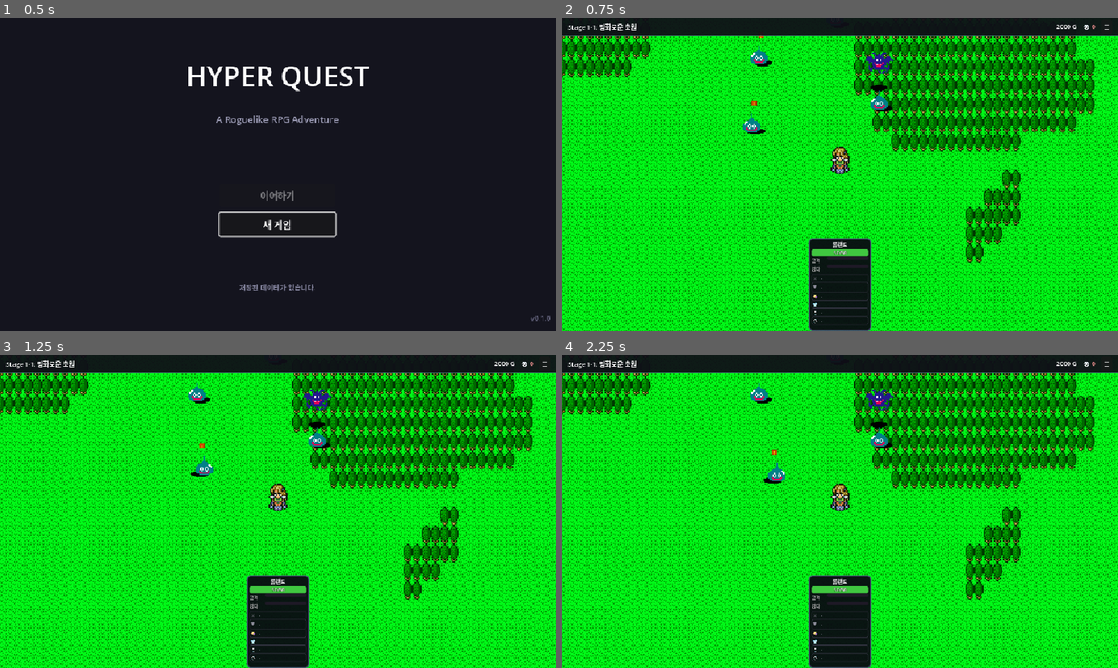
Above: before the commit, frames 1-4 (two rows, left to right).
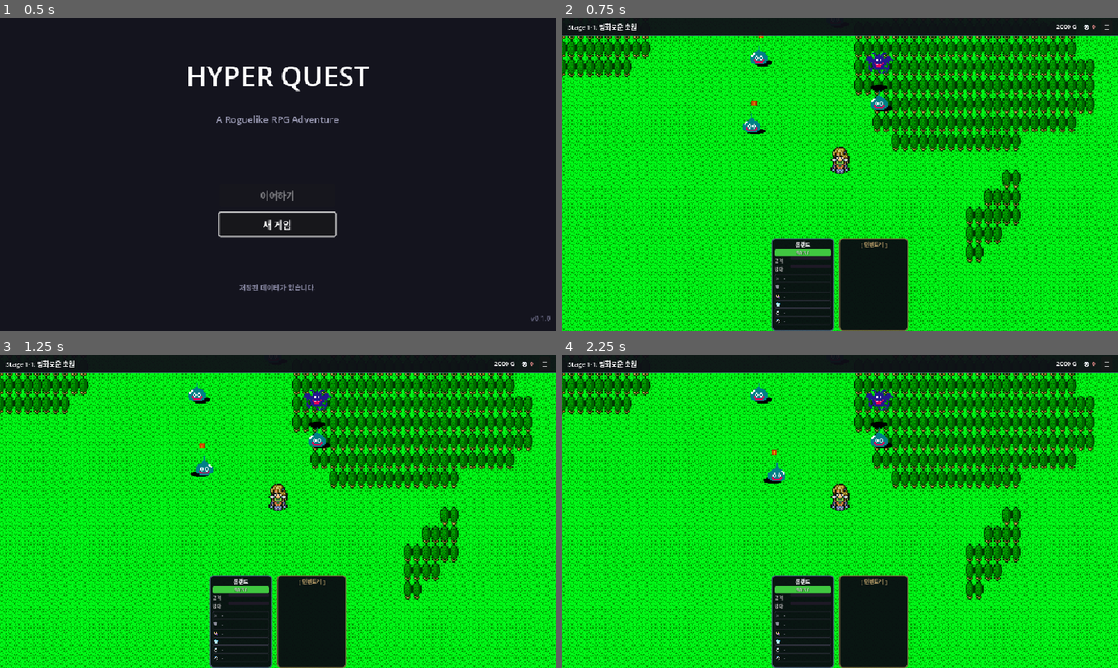
Above: after the commit, the same moments.

Repository: limmmmmmn/Appears-Appears
Game: Godot game, scene res://scenes/main/Main.tscn
Two runs of this game, one before a commit and one after it. Both use one fixed random seed, a clock stepped at 60 frames per second and the inputs below.
Inputs:
- Up to frame 1 (0.5 s): no input
- Up to frame 2 (0.75 s): click "새 게임" at 0.5 s
- Up to frame 3 (1.25 s): no input
- Up to frame 4 (2.25 s): click "☰" at 1.25 s; click "게임 계속" at 2 s

Frame 1 is identical in both runs. In frame 2, 4.8% of the frame differs, in the area x 37-63%, y 70-100%; in frame 3, 4.8%; in frame 4, 4.8%.

Commit message:
인벤토리 카드 추가 (파티카드 패널 우측 고정)
- InventoryCard.tscn: 히어로카드와 동일 높이(142px), 금색 보더
- InventoryCard.gd: 아이템 목록 표시, 클릭 자동장착, 드래그 장착
  - InventoryManager.inventory_changed 시그널로 자동 갱신
  - _UnequipDropTarget: 장비를 인벤토리로 드래그하면 해제
  - _DraggableItemButton: 아이템을 히어로카드로 드래그하여 장착
  - 희귀도별 색상, 아이템 타입 아이콘, 호버 스타일
- BottomPartyCards.gd: _rebuild_cards()에서 인벤토리카드를 항상 맨 오른쪽으로 move_child

https://claude.ai/code/session_01CvFn3fwLxn1aPxjxeSNfPg

Diff:
--- /dev/null
+++ b/scenes/ui/InventoryCard.tscn
@@ -0,0 +1,63 @@
+[gd_scene load_steps=3 format=3]
+
+[ext_resource type="Script" path="res://scripts/ui/field/InventoryCard.gd" id="1_script"]
+
+[sub_resource type="StyleBoxFlat" id="card_panel_style"]
+content_margin_left = 5.0
+content_margin_top = 4.0
+content_margin_right = 5.0
+content_margin_bottom = 4.0
+bg_color = Color(0.04, 0.04, 0.07, 0.95)
+border_width_left = 2
+border_width_top = 2
+border_width_right = 2
+border_width_bottom = 2
+border_color = Color(0.5, 0.42, 0.25, 0.9)
+corner_radius_top_left = 6
+corner_radius_top_right = 6
+corner_radius_bottom_left = 6
+corner_radius_bottom_right = 6
+
+[node name="InventoryCard" type="Control"]
+custom_minimum_size = Vector2(120, 142)
+mouse_filter = 2
+script = ExtResource("1_script")
+
+[node name="Panel" type="PanelContainer" parent="."]
+unique_name_in_owner = true
+layout_mode = 1
+anchors_preset = 15
+anchor_right = 1.0
+anchor_bottom = 1.0
+grow_horizontal = 2
+grow_vertical = 2
+mouse_filter = 1
+theme_override_styles/panel = SubResource("card_panel_style")
+
+[node name="VBox" type="VBoxContainer" parent="Panel"]
+layout_mode = 2
+mouse_filter = 1
+theme_override_constants/separation = 1
+
+[node name="TitleLabel" type="Label" parent="Panel/VBox"]
+unique_name_in_owner = true
+layout_mode = 2
+mouse_filter = 2
+theme_override_font_sizes/font_size = 9
+theme_override_colors/font_color = Color(0.7, 0.6, 0.4, 1)
+horizontal_alignment = 1
+text = "[ 인벤토리 ]"
+
+[node name="ItemScroll" type="ScrollContainer" parent="Panel/VBox"]
+unique_name_in_owner = true
+layout_mode = 2
+mouse_filter = 1
+size_flags_vertical = 3
+horizontal_scroll_mode = 0
+
+[node name="ItemList" type="VBoxContainer" parent="Panel/VBox/ItemScroll"]
+unique_name_in_owner = true
+layout_mode = 2
+mouse_filter = 1
+size_flags_horizontal = 3
+theme_override_constants/separation = 1
--- a/scripts/ui/field/BottomPartyCards.gd
+++ b/scripts/ui/field/BottomPartyCards.gd
@@ -2,14 +2,17 @@
 class_name BottomPartyCards
 ## 하단 파티 카드 컨테이너
 ## HeroCard.tscn을 인스턴스하여 파티원별 카드를 표시
+## InventoryCard.tscn을 가장 오른쪽에 고정 배치
 
 const HeroCardScene := preload("res://scenes/ui/HeroCard.tscn")
+const InventoryCardScene := preload("res://scenes/ui/InventoryCard.tscn")
 
 signal equipment_dropped(hero_index: int, item_id: String)
 
 @onready var cards_container: HBoxContainer = %CardsContainer
 
 var cards: Array[HeroCard] = []
+var inventory_card: InventoryCard = null
 
 
 func _ready() -> void:
@@ -19,6 +22,7 @@
 
 func _initial_setup() -> void:
 	if cards_container:
+		_create_inventory_card()
 		update_display()
 
 
@@ -50,11 +54,22 @@
 	update_display()
 
 
+#region 인벤토리 카드
+func _create_inventory_card() -> void:
+	if inventory_card and is_instance_valid(inventory_card):
+		return
+	inventory_card = InventoryCardScene.instantiate()
+	cards_container.add_child(inventory_card)
+#endregion
+
+
 #region 카드 관리
 func _rebuild_cards() -> void:
 	cards.clear()
 	if cards_container:
 		for child in cards_container.get_children():
+			if child == inventory_card:
+				continue
 			cards_container.remove_child(child)
 			child.queue_free()
 
@@ -69,6 +84,10 @@
 		cards_container.add_child(card)
 		cards.append(card)
 
+	# 인벤토리 카드를 항상 맨 오른쪽으로
+	if inventory_card and is_instance_valid(inventory_card):
+		cards_container.move_child(inventory_card, -1)
+
 
 func update_display() -> void:
 	var party: Array = PartyManager.get_party() if PartyManager else []
--- /dev/null
+++ b/scripts/ui/field/InventoryCard.gd
@@ -0,0 +1,179 @@
+extends Control
+class_name InventoryCard
+## 인벤토리 카드 (파티카드 패널 우측 고정)
+## InventoryCard.tscn과 1:1 대응
+## 아이템 목록 표시, 클릭 자동장착, 드래그 장착, 장비해제 드롭 타겟
+
+const ITEM_TYPE_ICONS := {
+	"sword": "⚔", "dagger": "🗡", "staff": "🪄", "bow": "🏹", "axe": "🪓",
+	"shield": "🛡", "helmet": "⛑", "heavy_armor": "🥋", "medium_armor": "🥋",
+	"light_armor": "🥋", "robe": "👘", "ring": "💍", "amulet": "📿",
+	"boots": "👢", "potion": "🧪",
+}
+const MAX_DISPLAY_ITEMS := 12
+
+@onready var panel: PanelContainer = %Panel
+@onready var title_label: Label = %TitleLabel
+@onready var item_scroll: ScrollContainer = %ItemScroll
+@onready var item_list: VBoxContainer = %ItemList
+
+
+func _ready() -> void:
+	if InventoryManager:
+		if not InventoryManager.inventory_changed.is_connected(refresh):
+			InventoryManager.inventory_changed.connect(refresh)
+	_setup_unequip_drop()
+	call_deferred("refresh")
+
+
+#region 아이템 리스트 갱신
+func refresh() -> void:
+	if not item_list or not is_inside_tree():
+		return
+
+	for child in item_list.get_children():
+		child.queue_free()
+
+	var items: Array = InventoryManager.get_all_items() if InventoryManager else []
+	var count: int = 0
+	for item in items:
+		if count >= MAX_DISPLAY_ITEMS:
+			break
+		var row := _create_item_row(item)
+		item_list.add_child(row)
+		count += 1
+
+	title_label.text = "[ 인벤토리 %d ]" % items.size() if items.size() > 0 else "[ 인벤토리 ]"
+#endregion
+
+
+#region 아이템 행 생성
+func _create_item_row(item: Dictionary) -> Button:
+	var row := _DraggableItemButton.new()
+	row.inv_card = self
+	row.item_id = item.id
+	row.item_data = item.data
+
+	var rarity: String = item.data.get("rarity", "common")
+	var rarity_color: Color = InventoryManager.RARITY_COLORS.get(rarity, Color(0.7, 0.7, 0.7))
+	row.rarity_color = rarity_color
+
+	var item_type: String = item.data.get("type", "?")
+	var icon: String = ITEM_TYPE_ICONS.get(item_type, "?")
+	var item_name: String = item.data.get("name", item.id)
+	if item.quantity > 1:
+		row.text = "%s%s x%d" % [icon, item_name, item.quantity]
+	else:
+		row.text = "%s%s" % [icon, item_name]
+
+	row.custom_minimum_size = Vector2(0, 16)
+	row.size_flags_horizontal = Control.SIZE_EXPAND_FILL
+	row.alignment = HORIZONTAL_ALIGNMENT_LEFT
+
+	row.add_theme_font_size_override("font_size", 8)
+	row.add_theme_color_override("font_color", rarity_color)
+
+	var normal_style := FieldHUD._make_flat_style(
+		Color(0.06, 0.06, 0.08, 0.0), Color.TRANSPARENT, 2
+	)
+	normal_style.content_margin_left = 3
+	normal_style.content_margin_right = 3
+	normal_style.content_margin_top = 0
+	normal_style.content_margin_bottom = 0
+	row.add_theme_stylebox_override("normal", normal_style)
+
+	var hover_style := FieldHUD._make_flat_style(
+		FieldHUD.STYLE.bg_btn_hover, Color(1.0, 0.95, 0.3, 1.0), 2, 2
+	)
+	hover_style.content_margin_left = 3
+	hover_style.content_margin_right = 3
+	hover_style.content_margin_top = 0
+	hover_style.content_margin_bottom = 0
+	row.add_theme_stylebox_override("hover", hover_style)
+	row.add_theme_stylebox_override("pressed", hover_style)
+
+	# 툴팁
+	var stats: Dictionary = item.data.get("stats", {})
+	var tip: String = item_name + " [" + rarity + "]\n"
+	for stat_key in stats:
+		tip += "%s: %+d\n" % [stat_key.to_upper(), stats[stat_key]]
+	tip += "[클릭: 자동장착] [드래그: 영웅에게]"
+	row.tooltip_text = tip
+
+	return row
+#endregion
+
+
+#region 클릭 자동장착
+func _on_item_clicked(item_id: String) -> void:
+	if not InventoryManager:
+		return
+	var item_data: Dictionary = DataManager.get_equipment(item_id)
+	if item_data.is_empty():
+		return
+	InventoryManager.try_auto_equip(item_id)
+#endregion
+
+
+#region 장비 해제 드롭
+func _setup_unequip_drop() -> void:
+	var drop_target := _UnequipDropTarget.new()
+	drop_target.inv_card = self
+	drop_target.set_anchors_preset(Control.PRESET_FULL_RECT)
+	drop_target.mouse_filter = Control.MOUSE_FILTER_PASS
+	if panel:
+		panel.add_child(drop_target)
+
+
+class _UnequipDropTarget extends Control:
+	var inv_card: InventoryCard = null
+
+	func _can_drop_data(_pos: Vector2, data: Variant) -> bool:
+		if not data is Dictionary:
+			return false
+		return data.get("type", "") == "equipment" and data.get("source", "") == "equipment"
+
+	func _drop_data(_pos: Vector2, data: Variant) -> void:
+		if not data is Dictionary:
+			return
+		var hero_index: int = data.get("hero_index", -1)
+		var source_slot: String = data.get("source_slot", "")
+		if hero_index < 0 or source_slot.is_empty():
+			return
+		var party: Array = PartyManager.get_party() if PartyManager else []
+		if hero_index >= party.size() or party[hero_index] == null:
+			return
+		var hero: Hero = party[hero_index]
+		if InventoryManager:
+			InventoryManager.unequip_item(hero, source_slot)
+#endregion
+
+
+#region 드래그 가능 아이템 버튼
+class _DraggableItemButton extends Button:
+	var inv_card: InventoryCard = null
+	var item_id: String = ""
+	var item_data: Dictionary = {}
+	var rarity_color: Color = Color.WHITE
+
+	func _ready() -> void:
+		pressed.connect(_on_pressed)
+
+	func _on_pressed() -> void:
+		if inv_card:
+			inv_card._on_item_clicked(item_id)
+
+	func _get_drag_data(_pos: Vector2) -> Variant:
+		var slot: String = item_data.get("slot", "")
+		if slot.is_empty():
+			return null
+		var preview := Label.new()
+		preview.text = self.text
+		preview.add_theme_font_size_override("font_size", 9)
+		preview.add_theme_color_override("font_color", rarity_color)
+		preview.add_theme_color_override("font_outline_color", Color.BLACK)
+		preview.add_theme_constant_override("outline_size", 2)
+		preview.modulate.a = 0.9
+		set_drag_preview(preview)
+		return {"type": "equipment", "item_id": item_id, "item_data": item_data}
+#endregion
